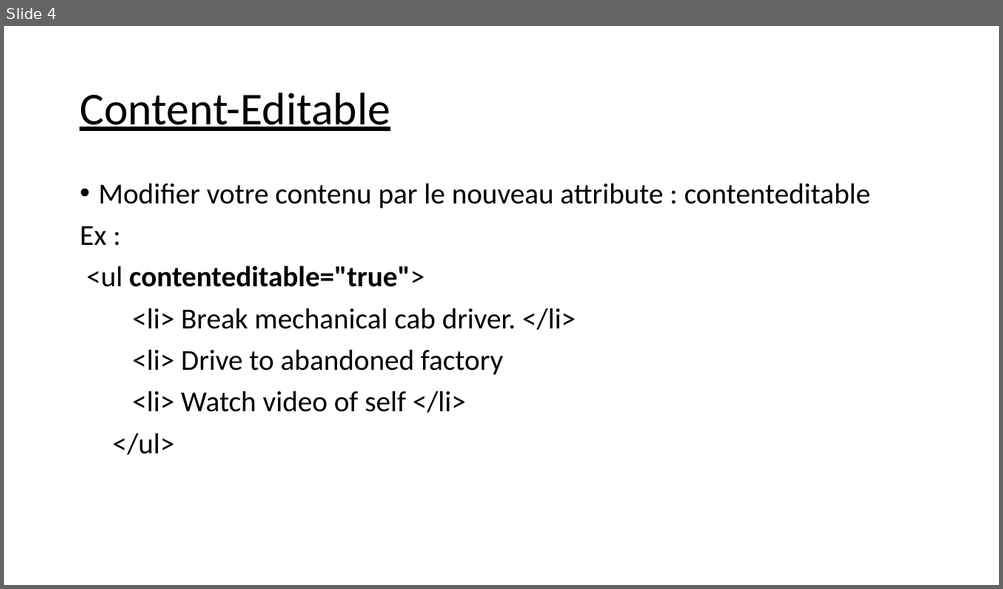
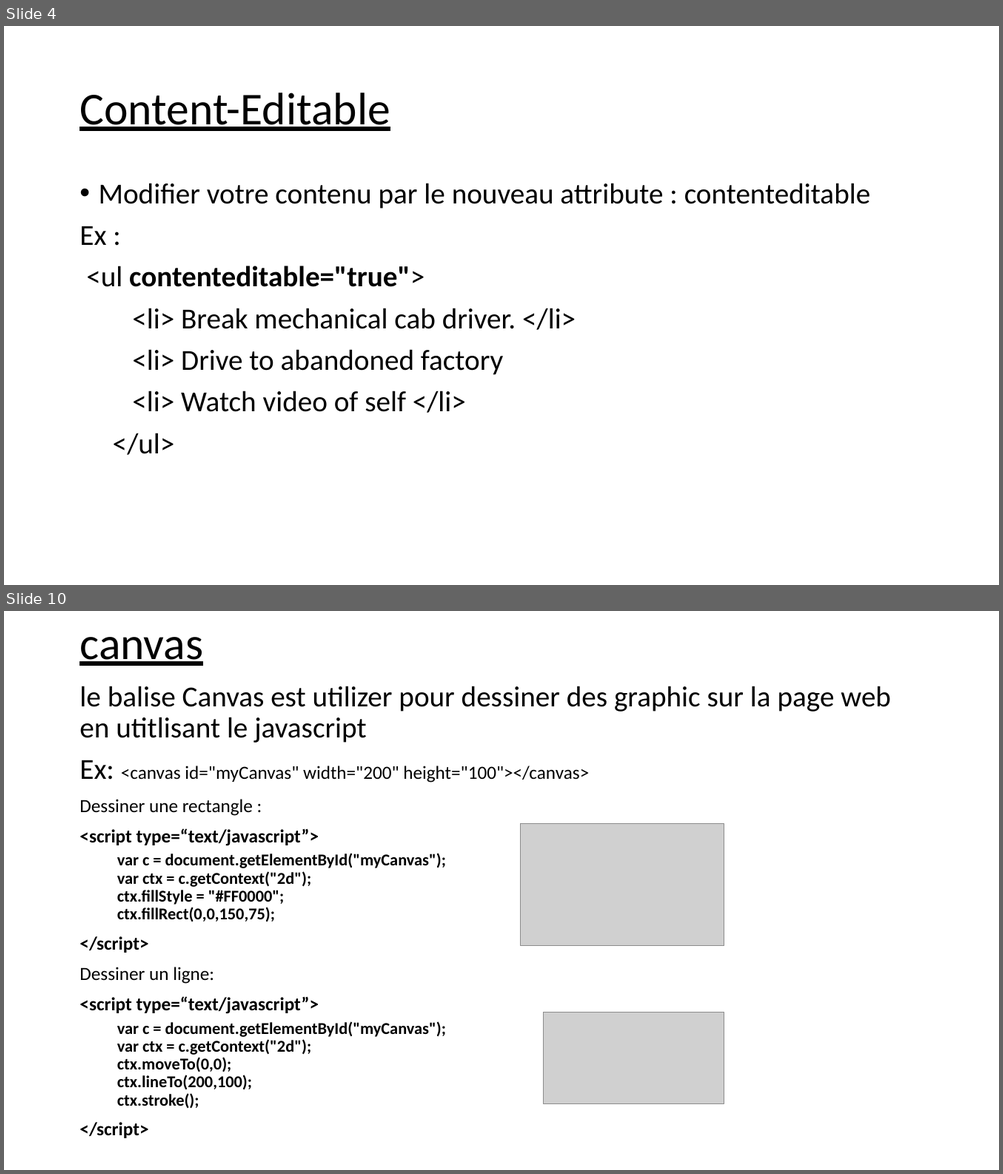
Before and after one commit to balamddine/NewHtml5, a slide deck: Presentation Du HTML5 .pptx. Shown one above the other, each under a label of ours: slide 4 before the commit, slides 4 and 10 after it; the slides between them are not shown. The pictures are 1003x589 and 1003x1174 pixels, drawn with LibreOffice and Linux fonts; fonts in the diff are those of the drawing; grey boxes stand for pictures. Boxes give left, top, right and bottom in pixels: in the first picture for what was removed or moved away, otherwise in the second. Text is boxed around its words. In the diff, an @@ line names an element or a change of style, - is before the commit and + after.

```diff
--- a/Presentation Du HTML5 .pptx
+++ b/Presentation Du HTML5 .pptx
@@ slide 10 added at [4, 611, 999, 1170], background #FFFFFF @@
@@ title added at [79, 637, 203, 666], 44 pt, text #000000, underline @@
+canvas
@@ text added at [79, 686, 891, 1139], 16 pt, text #000000, bold @@
+le balise Canvas est utilizer pour dessiner des graphic sur la page web en utitlisant le javascript
+Ex: <canvas id="myCanvas" width="200" height="100"></canvas>
+Dessiner une rectangle :
+<script type=“text/javascript”>
+  var c = document.getElementById("myCanvas");
+  var ctx = c.getContext("2d");
+  ctx.fillStyle = "#FF0000";
+  ctx.fillRect(0,0,150,75);
+</script>
+Dessiner un ligne:
+<script type=“text/javascript”>
+  var c = document.getElementById("myCanvas");
+  var ctx = c.getContext("2d");
+  ctx.moveTo(0,0);
+  ctx.lineTo(200,100);
+  ctx.stroke();
+</script>
@@ picture added at [521, 824, 724, 947] @@
@@ picture added at [543, 1012, 725, 1104] @@
```
Also in this commit, not shown: 7 other slides added, 1 other file.
